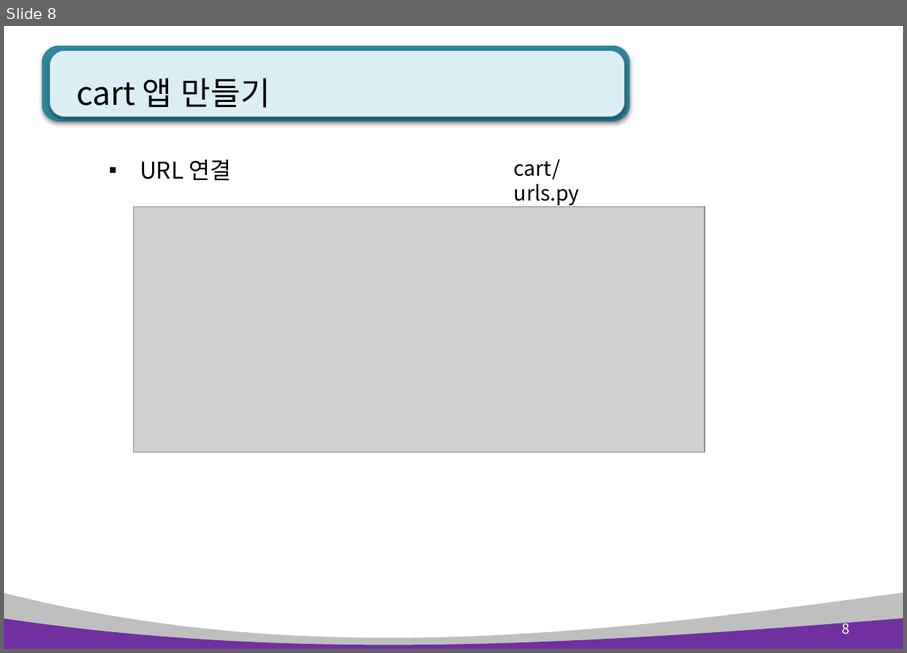
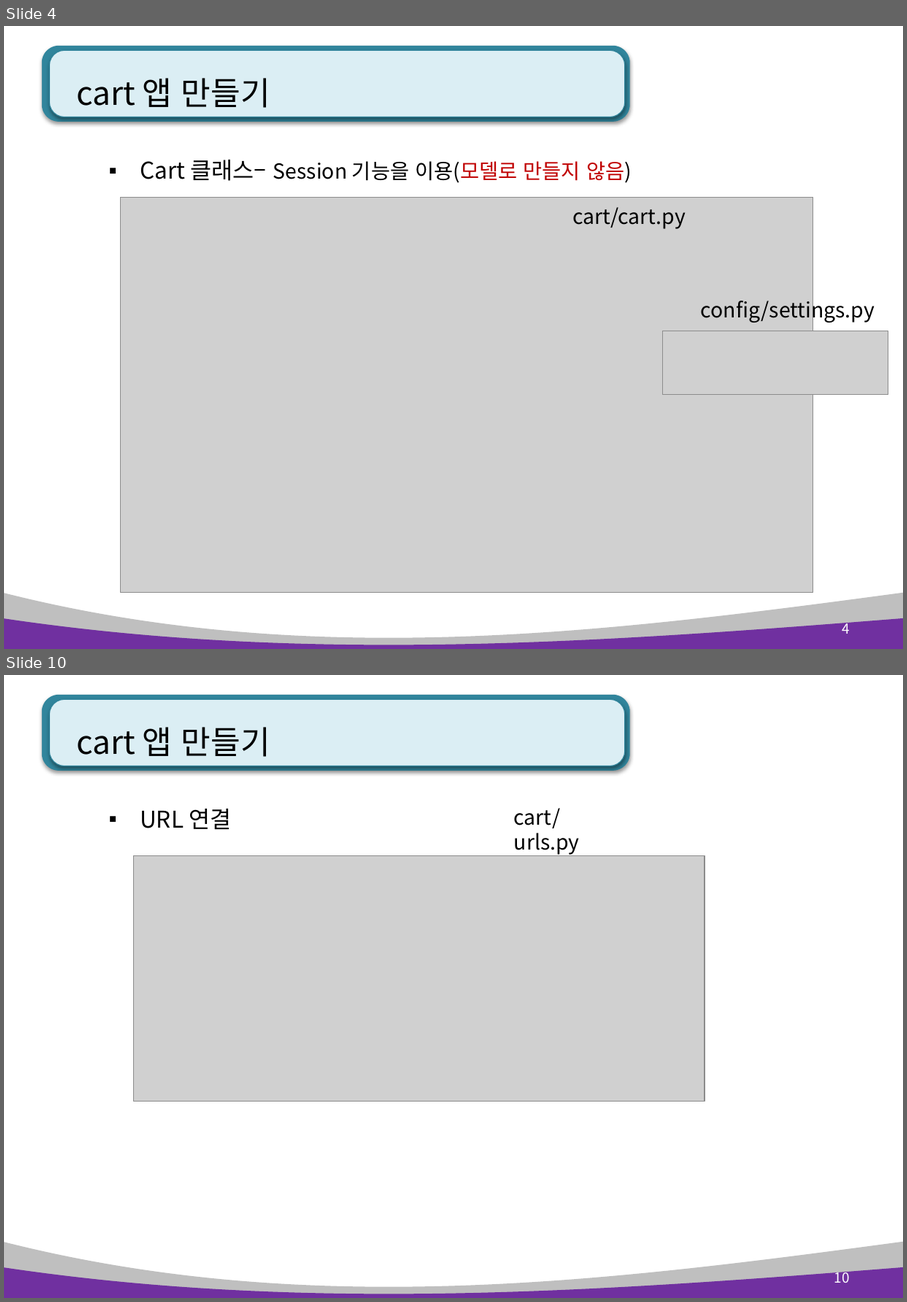
Before and after one commit to pshho/ngreen_project, a slide deck: pyWorks/자료/django_ppt/shop_ppt/2장. cart(장바구니).pptx. Shown one above the other, each under a label of ours: slide 8 before the commit, slides 4 and 10 after it; the slides between them are not shown. The pictures are 907x653 and 907x1302 pixels, drawn with LibreOffice and Linux fonts; fonts in the diff are those of the drawing; grey boxes stand for pictures. Boxes give left, top, right and bottom in pixels: in the first picture for what was removed or moved away, otherwise in the second. Text is boxed around its words. In the diff, an @@ line names an element or a change of style, - is before the commit and + after.

```diff
--- a/pyWorks/자료/django_ppt/shop_ppt/2장. cart(장바구니).pptx
+++ b/pyWorks/자료/django_ppt/shop_ppt/2장. cart(장바구니).pptx
@@ slide 4 added at [4, 26, 903, 649], background #FFFFFF; not listed: 4 template elements that a slide beside it also shows @@
@@ title added at [76, 78, 270, 108], 28 pt, text #000000 @@
+cart 앱 만들기
@@ text added at [140, 160, 632, 183], 18 pt, text #000000 @@
+▪ Cart 클래스– Session 기능을 이용(모델로 만들지 않음)
@@ picture added at [120, 197, 814, 592] @@
@@ text added at [573, 207, 686, 229], 18 pt, text #000000 @@
+cart/cart.py
@@ text added at [701, 296, 875, 322], 18 pt, text #000000 @@
+config/settings.py
@@ picture added at [663, 330, 889, 395] @@
@@ page number added at [842, 619, 850, 633], 12 pt, text #FFFFFF @@
+4
@@ what was slide 8 is now slide 10 @@
@@ page number at [835, 1268, 850, 1282]: text changed @@
-8
+10
```
Also in this commit, not shown: 5 slides changed, 1 other slide added, 2 other files.
